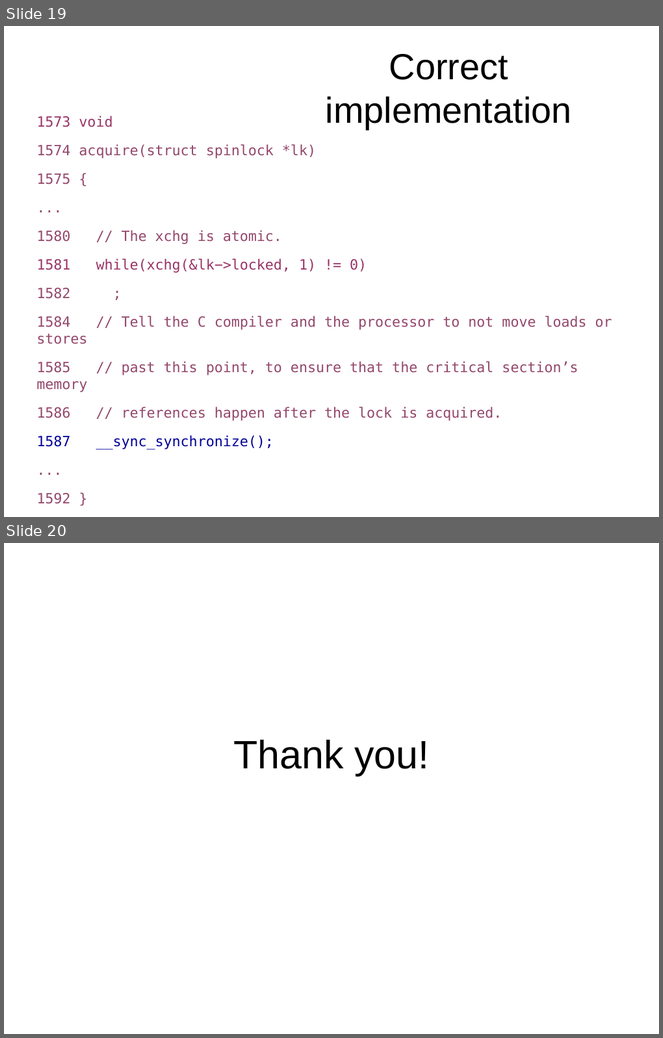
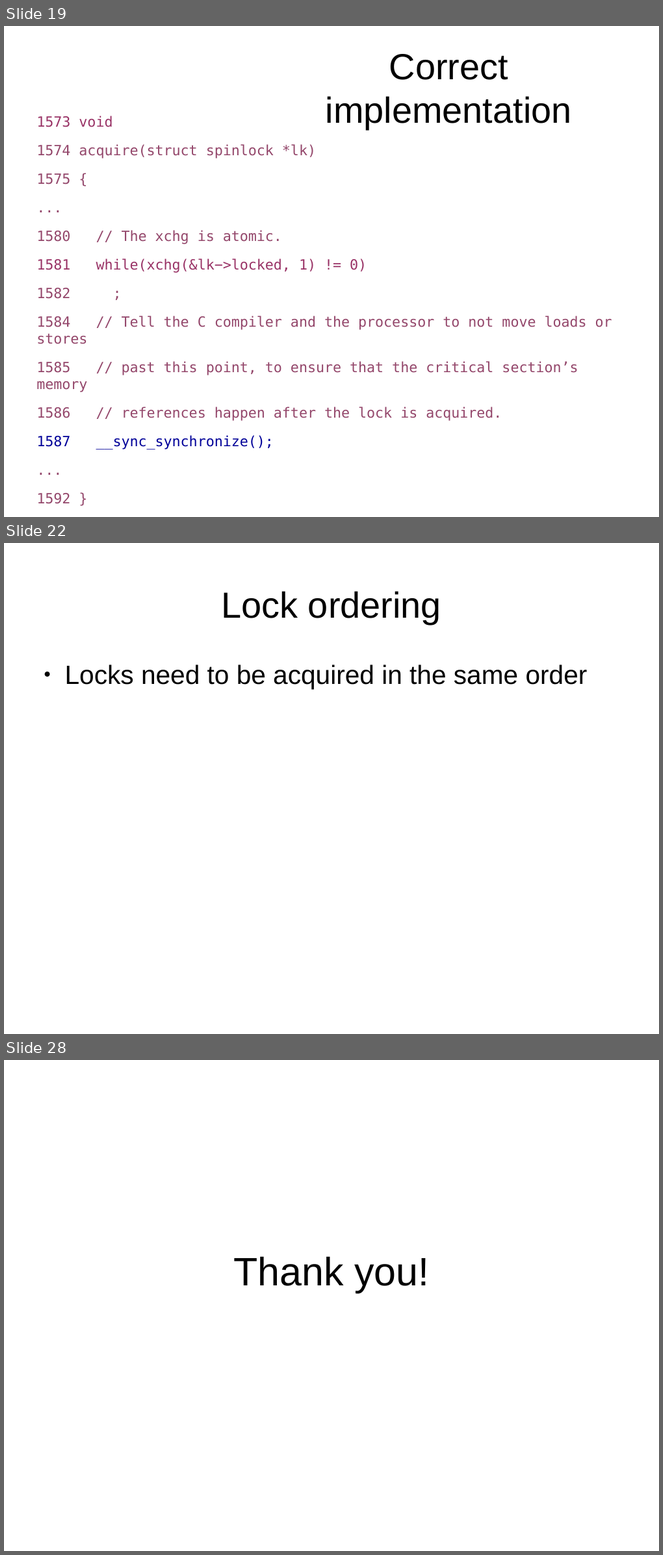
Before and after one commit to antonburtsev/cs5460, a slide deck: lectures/lecture15-locking/lecture15-locking.odp. Shown one above the other, each under a label of ours: slides 19 and 20 before the commit, slides 19, 22 and 28 after it; the slides between them are not shown. The pictures are 663x1038 and 663x1555 pixels, drawn with LibreOffice and Linux fonts; fonts in the diff are those of the drawing. Boxes give left, top, right and bottom in pixels: in the first picture for what was removed or moved away, otherwise in the second. Text is boxed around its words. In the diff, an @@ line names an element or a change of style, - is before the commit and + after.

```diff
--- a/lectures/lecture15-locking/lecture15-locking.odp
+++ b/lectures/lecture15-locking/lecture15-locking.odp
@@ slide 22 added at bbox=[4, 543, 659, 1034], background #FFFFFF @@
@@ title added at bbox=[221, 591, 441, 624], 44 pt, text #000000 @@
+Lock ordering
@@ text added at bbox=[65, 665, 588, 689], 32 pt, text #000000 @@
+● Locks need to be acquired in the same order
@@ what was slide 20 is now slide 28 @@
```
Also in this commit, not shown: 2 slides changed, 7 other slides added, 3 other files.
